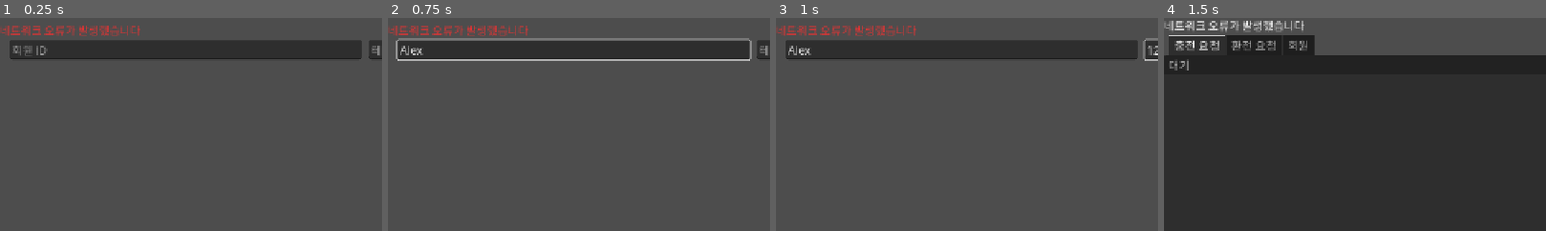
Above: before the commit, frames 1-4 (left to right).
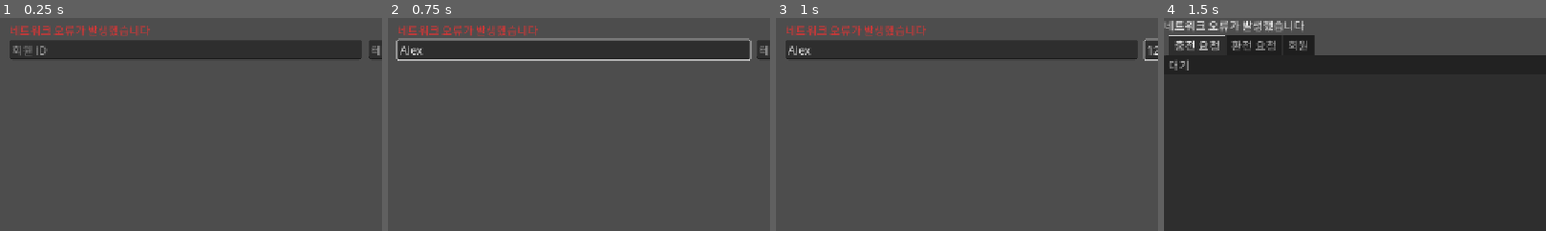
Above: after the commit, the same moments.

Repository: modify879/board-game-godot
Game: Godot game, scene res://games/holdem/admin_hand_history.tscn
Two runs of this game, one before a commit and one after it. Both use one fixed random seed, a clock stepped at 60 frames per second and the inputs below. This scene is started directly instead of the project's main scene.
Inputs (mouse positions are % of the whole screen's width and height, from its top left):
- Up to frame 1 (0.25 s): no input
- Up to frame 2 (0.75 s): click (24, 15) at 0.52 s; type "Alex" at 0.6 s
- Up to frame 3 (1 s): click (71, 15) at 0.75 s; type "12" at 0.83 s
- Up to frame 4 (1.5 s): click "← 로비" at 1.25 s
The pictures show only the part of the screen within x 0-50%, y 8-58%; the shares and areas given below are measured in that part.

The runs differ from the first frame. In frame 1, 1.0% of the frame differs, in the area x 0-40%, y 3-9%; in frame 2, 1.0%; in frame 3, 1.0%; in frame 4, nothing differs.

Commit message:
fix(holdem): 핸드 기록 오류 문구에도 좌우 여백을 준다

Diff:
--- a/games/holdem/hand_history.tscn
+++ b/games/holdem/hand_history.tscn
@@ -45,13 +45,16 @@
 layout_mode = 2
 text = "새로고침"
 
-[node name="ErrorLabel" type="Label" parent="VBoxContainer"]
+[node name="ErrorMargin" type="MarginContainer" parent="VBoxContainer"]
+layout_mode = 2
+theme_override_constants/margin_left = 16
+theme_override_constants/margin_right = 16
+
+[node name="ErrorLabel" type="Label" parent="VBoxContainer/ErrorMargin"]
 unique_name_in_owner = true
 visible = false
 layout_mode = 2
 theme_override_colors/font_color = Color(0.9, 0.2, 0.2, 1)
-theme_override_constants/margin_left = 16
-theme_override_constants/margin_right = 16
 autowrap_mode = 2
 text = ""
 
